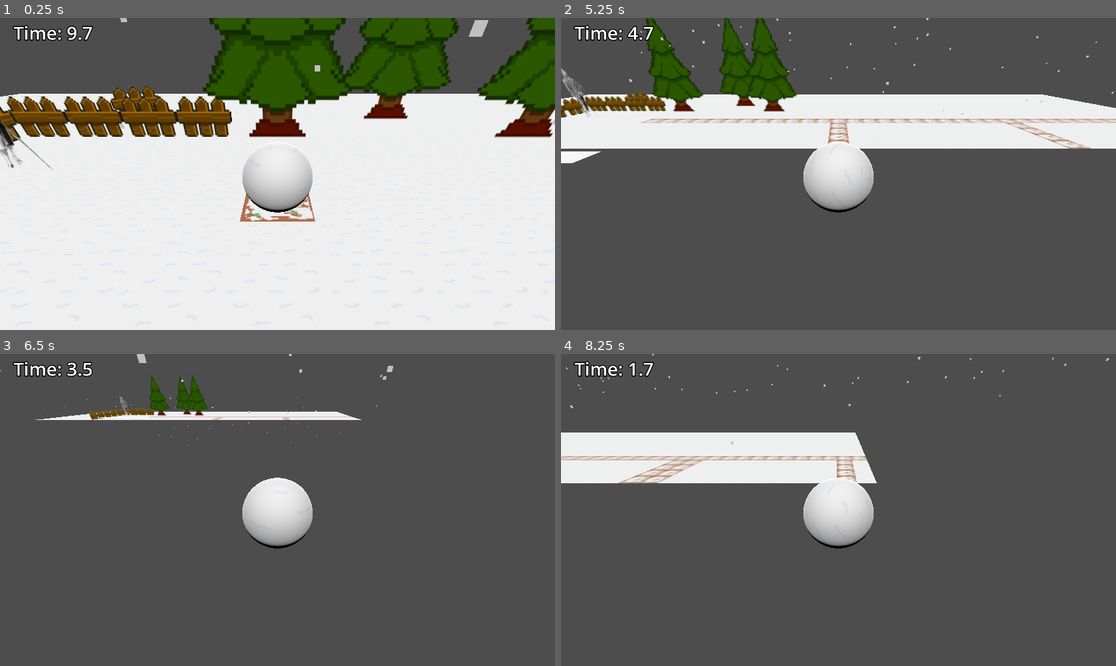
Above: before the commit, frames 1-4 (two rows, left to right).
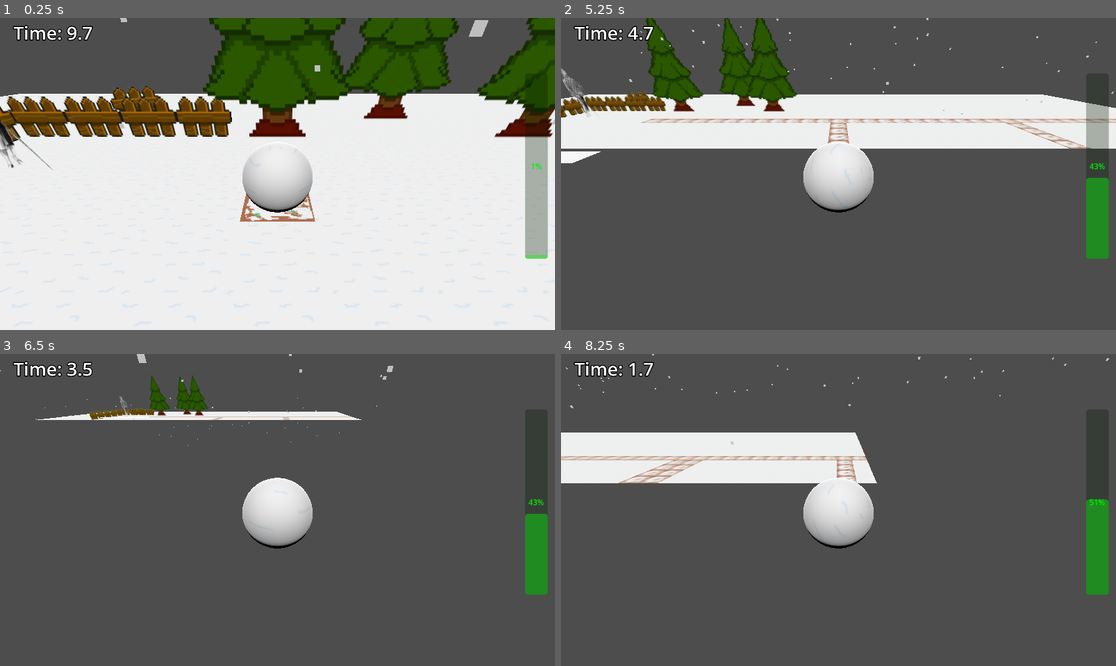
Above: after the commit, the same moments.

Repository: 15mathC/CozyWinterJam2023
Game: Godot game, scene res://main.tscn
The game is run twice, just before and just after one commit, with the same random seed, the same clock (stepped at 60 frames per second) and the same inputs.
Inputs:
- Up to frame 1 (0.25 s): no input
- Up to frame 2 (5.25 s): hold D (move right) 0.53-1.28 s; hold Space (sprint) 0.53-1.28 s; hold S (move down) 1.28-2.03 s; tap Space (sprint) at 1.35, 2.85, 4.35 s; hold D (move right) 2.03-2.78 s; hold Space (sprint) 2.03-2.78 s; hold W (move up) 2.78-3.53 s; hold Space (sprint) 3.53-4.28 s; hold A (move left) 3.53-5.03 s; hold S (move down) from 5.03 s (still down); hold Space (sprint) from 5.03 s (still down)
- Up to frame 3 (6.5 s): release S (move down) at 5.78 s; release Space (sprint) at 5.78 s; hold D (move right) from 5.78 s (still down); tap Space (sprint) at 5.85 s
- Up to frame 4 (8.25 s): release D (move right) at 6.53 s; hold W (move up) 6.53-7.28 s; hold Space (sprint) 6.53-7.28 s; hold D (move right) 7.28-8.03 s; tap Space (sprint) at 7.35 s; hold S (move down) from 8.03 s (still down); hold Space (sprint) from 8.03 s (still down)

The runs differ from the first frame. In frame 1, 1.8% of the frame differs, in the area x 94-99%, y 28-78%; in frame 2, 1.7%; in frame 3, 1.1%; in frame 4, 1.3%.

Commit message:
add simple progressbar

Diff:
--- a/game/PlayerSnowball.gd
+++ b/game/PlayerSnowball.gd
@@ -1,4 +1,6 @@
 extends AnimatableBody3D
+
+class_name PlayerSnowball
 
 @export var playerVisual: Node3D
 @export var speed: float = 10
@@ -6,6 +8,8 @@
 var size = 0
 var _old_pos = Vector3(0,0,0)
 var _initial_pos = Vector3(0,0,0)
+
+signal playerGrow
 
 
 # Called when the node enters the scene tree for the first time.
@@ -18,6 +22,7 @@
 	size += amount
 	scale += Vector3(amount, amount, amount)
 	position.y = size + _initial_pos.y
+	playerGrow.emit()
 
 func reset_position():
 	position.x = _old_pos.x
--- /dev/null
+++ b/game/ProgressBar.gd
@@ -0,0 +1,17 @@
+extends ProgressBar
+
+var player: PlayerSnowball
+
+# Called when the node enters the scene tree for the first time.
+func _ready():
+	player = get_parent().get_parent().get_node("./GameWorld/PlayerSnowball")
+	player.playerGrow.connect(_updateUi)
+	pass # Replace with function body.
+
+func _updateUi():
+	value = player.size * 100
+
+
+# Called every frame. 'delta' is the elapsed time since the previous frame.
+func _process(delta):
+	pass
--- a/game/main.tscn
+++ b/game/main.tscn
@@ -11,6 +11,7 @@
 [ext_resource type="PackedScene" uid="uid://cat1xw6un1jm5" path="res://pickup.tscn" id="9_1o76i"]
 [ext_resource type="PackedScene" uid="uid://ya537dogkk20" path="res://end_game_screen.tscn" id="9_88vsx"]
 [ext_resource type="MeshLibrary" uid="uid://uogqngjld06u" path="res://SnoballMeshLib.tres" id="11_45vcm"]
+[ext_resource type="Script" path="res://ProgressBar.gd" id="12_gw78r"]
 
 [sub_resource type="SphereShape3D" id="SphereShape3D_46qb7"]
 radius = 1.0
@@ -2899,3 +2900,15 @@
 "cells": PackedInt32Array(65532, 6, 0, 65533, 6, 0, 65534, 6, 0, 65535, 6, 0, 0, 6, 0, 1, 6, 0, 2, 6, 0)
 }
 metadata/_editor_floor_ = Vector3(0, 2, 0)
+
+[node name="CanvasLayer" type="CanvasLayer" parent="."]
+
+[node name="ProgressBar" type="ProgressBar" parent="CanvasLayer"]
+modulate = Color(0, 1, 0, 1)
+offset_left = 1090.0
+offset_top = 115.0
+offset_right = 1137.0
+offset_bottom = 500.0
+value = 50.0
+fill_mode = 3
+script = ExtResource("12_gw78r")
Not shown: 1 places in game/main.tscn that only renumber resources
